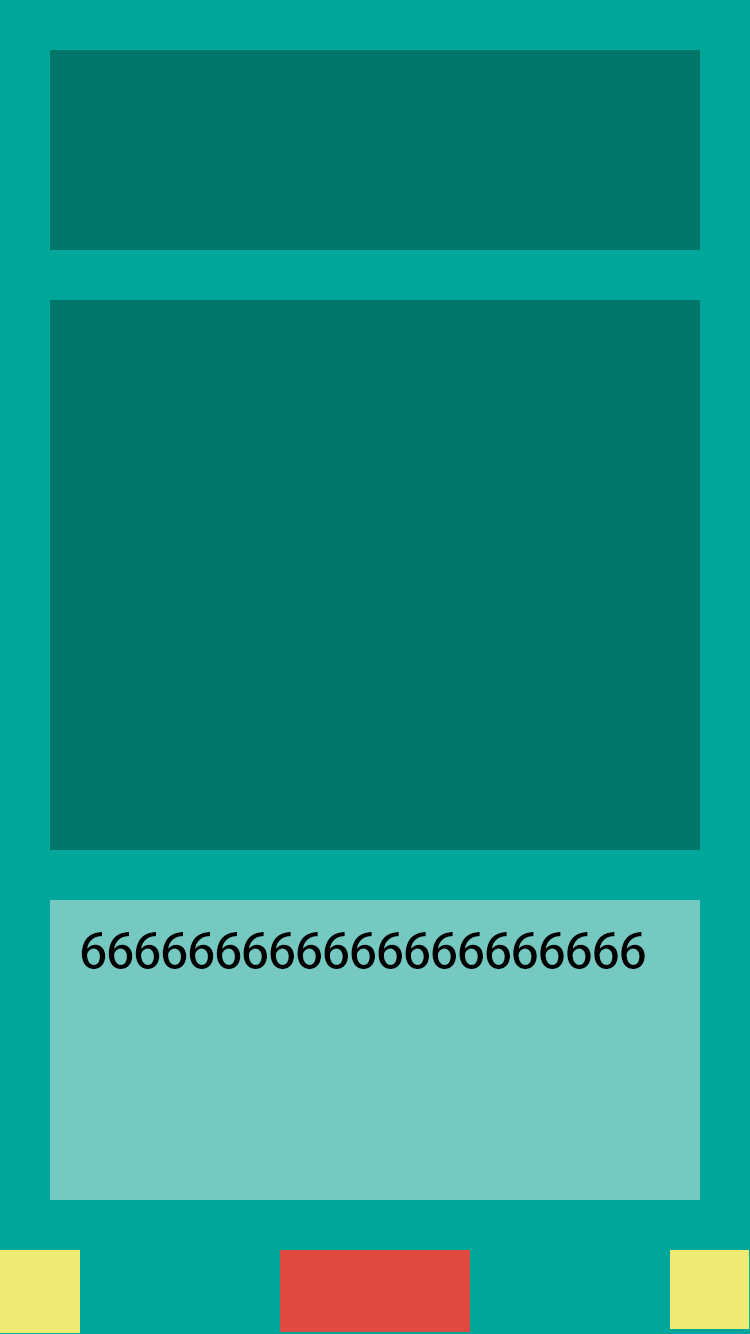
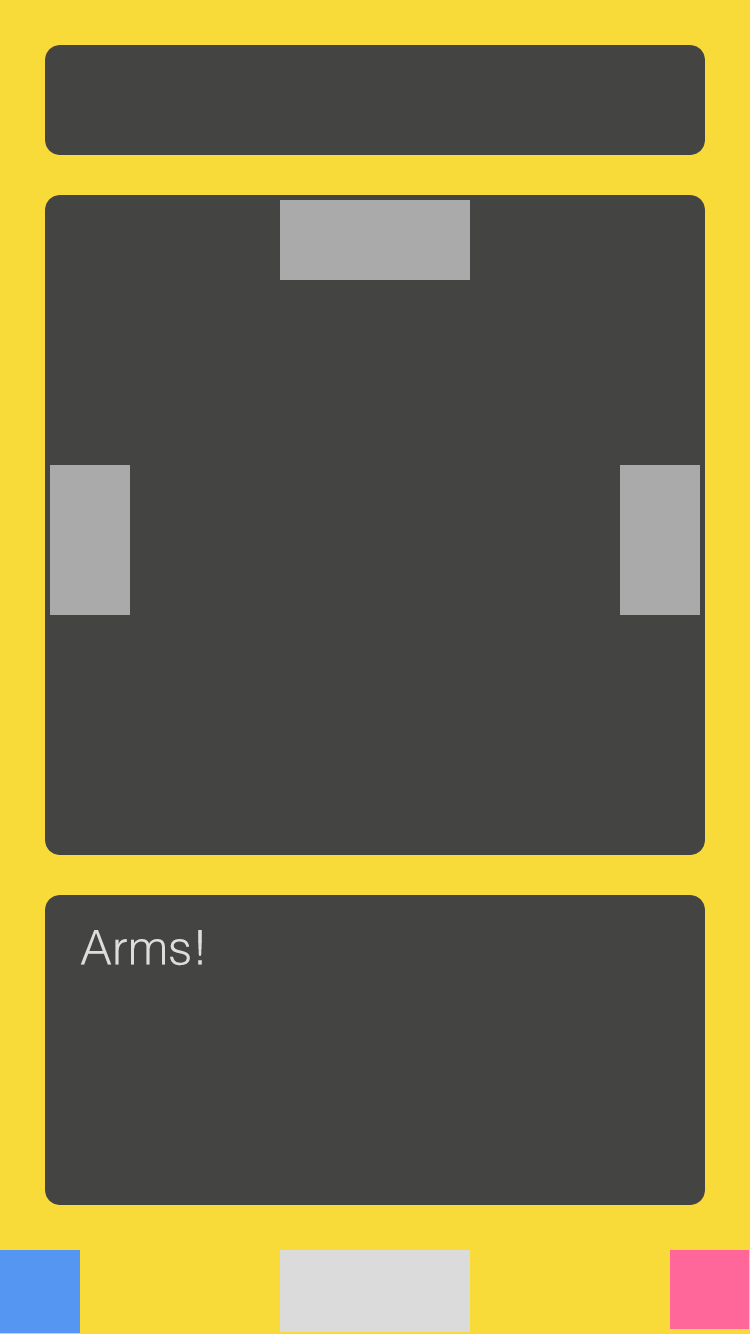
Layers edited between the first and the second (750, 1334) image:
added group "组 2" (1st of 3, in "画板 1") with 12 layers in group "画板 1" over [0, 0, 750, 1334]
added layer "矩形 9" (1st of 3, in "画板 1" › "组 2") in group "组 2" over [620, 465, 700, 615]
added layer "矩形 8" (1st of 3, in "画板 1" › "组 2") in group "组 2" over [280, 200, 470, 280]
added layer "矩形 7" (1st of 3, in "画板 1" › "组 2") in group "组 2" over [50, 465, 130, 615]
added layer "矩形 5" (1st of 4, in "画板 1" › "组 2") in group "组 2" over [0, 1250, 80, 1333]
added layer "矩形 6" (1st of 4, in "画板 1" › "组 2") in group "组 2" over [280, 1250, 470, 1332]
added layer "矩形 4" (1st of 4, in "画板 1" › "组 2") in group "组 2" over [670, 1250, 749, 1329]
added layer "Arms!" in group "组 2" over [80, 930, 202, 966]
added layer "圆角矩形 3" in group "组 2" over [50, 900, 700, 1200]
added layer "圆角矩形 2" in group "组 2" over [50, 200, 700, 850]
added layer "圆角矩形 1" in group "组 2" over [50, 50, 700, 150]
added layer "图层 2" (1st of 4, in "画板 1" › "组 2") in group "组 2" over [0, 0, 750, 1334]
moved "矩形 5" (4th of 4, in "画板 1" › "组 1") into group "组 1" over [0, 1250, 80, 1333]
moved "矩形 6" (4th of 4, in "画板 1" › "组 1") into group "组 1" over [280, 1250, 470, 1332]
moved "矩形 4" (4th of 4, in "画板 1" › "组 1") into group "组 1" over [670, 1250, 749, 1329]
renamed "666666666666666666666" to "green", moved it into group "组 1", painted on it over [81, 932, 645, 975]
moved "矩形 3" (3rd of 3, in "画板 1" › "组 1") into group "组 1" over [50, 900, 700, 1200]
moved "矩形 2" (3rd of 3, in "画板 1" › "组 1") into group "组 1" over [50, 300, 700, 850]
moved "矩形 1" (3rd of 3, in "画板 1" › "组 1") into group "组 1" over [50, 50, 700, 250]
moved "图层 2" (4th of 4, in "画板 1" › "组 1") into group "组 1" over [0, 0, 750, 1334]
